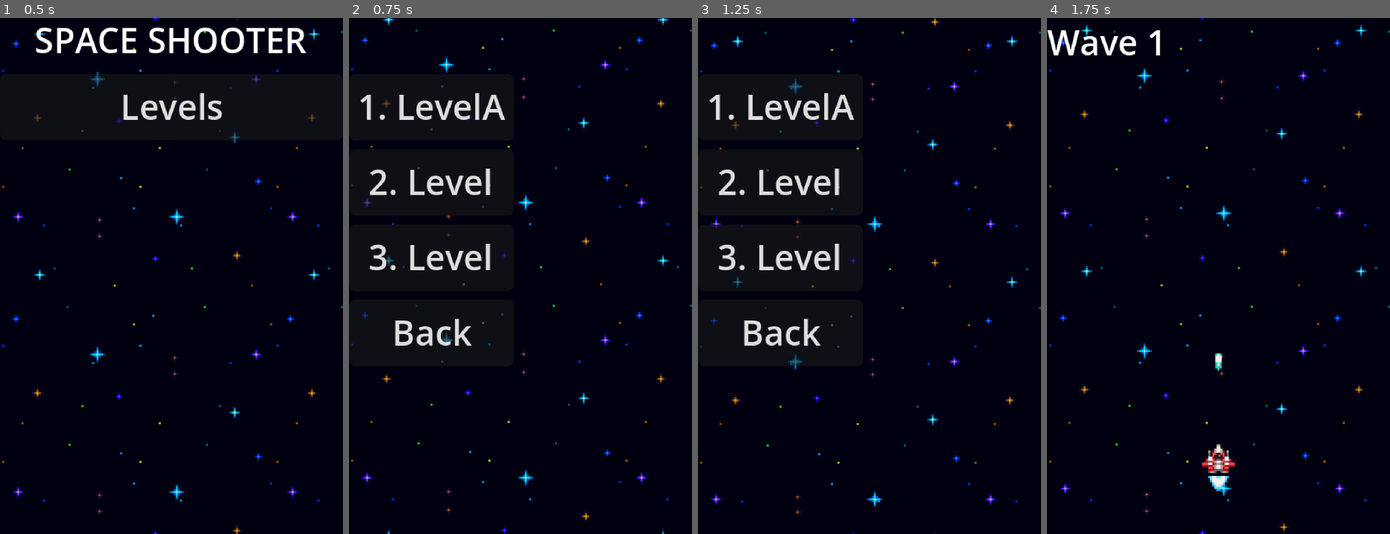
Above: before the commit, frames 1-4 (left to right).
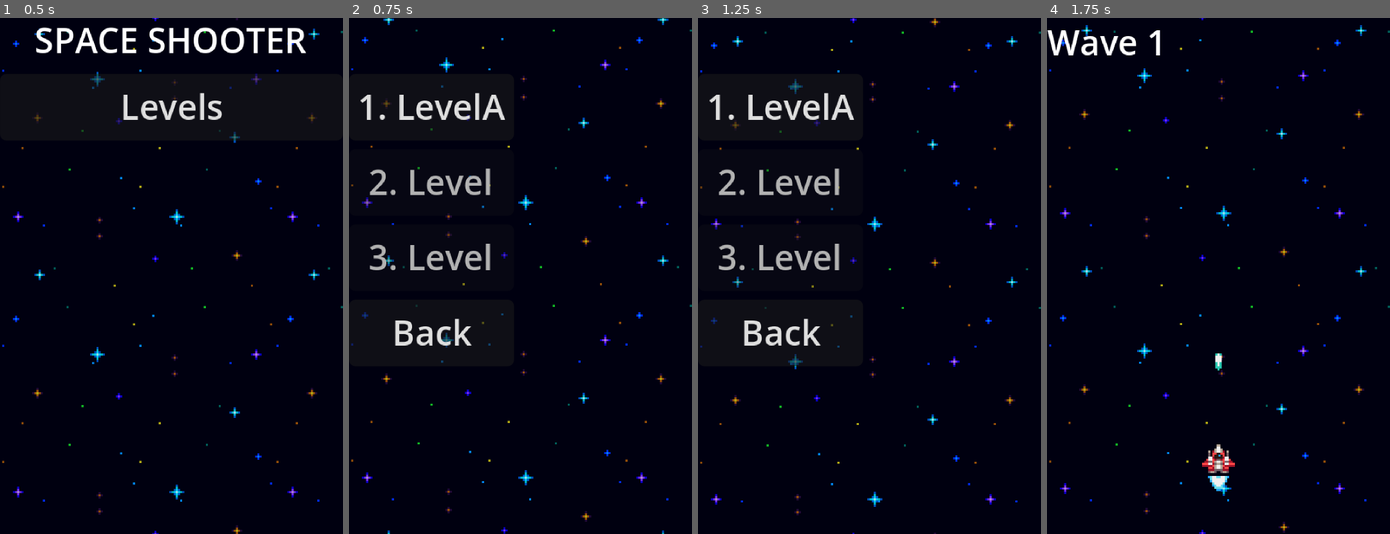
Above: after the commit, the same moments.

Repository: Nicolasult/SpaceShooterPOC
Game: Godot game, scene res://content/ui/main_menu.tscn
The game is run twice, just before and just after one commit, with the same random seed, the same clock (stepped at 60 frames per second) and the same inputs.
Inputs:
- Up to frame 1 (0.5 s): no input
- Up to frame 2 (0.75 s): click "Levels" at 0.5 s
- Up to frame 3 (1.25 s): no input
- Up to frame 4 (1.75 s): click "1. LevelA" at 1.25 s

Frame 1 is identical in both runs. In frame 2, 1.2% of the frame differs, in the area x 0-47%, y 28-52%; in frame 3, 1.1%; in frame 4, nothing differs.

Commit message:
add shipinfo gd

Diff:
--- /dev/null
+++ b/content/ships/ship_info.gd
@@ -0,0 +1,9 @@
+extends Resource
+class_name ShipInfo
+
+@export var id: StringName           # ex: &"starter", &"falcon"
+@export var title: String = ""
+@export var scene: PackedScene       # scène Player pour ce vaisseau
+@export var cost: int = 0            # coût en pièces
+@export var thumbnail: Texture2D
+@export_multiline var description: String = ""
--- a/content/ui/levels_menu.gd
+++ b/content/ui/levels_menu.gd
@@ -1,32 +1,67 @@
 extends Control
 
-@export var levels: Array[LevelInfo] = []      # assigne tes 3 *.tres dans l’inspecteur
+@export var levels: Array[LevelInfo] = []   # tes 3 LevelInfo.tres
 
 @onready var _box: VBoxContainer = $VBox/LevelsBox
+@onready var _btn_back: Button = $VBox/BtnBack
 
 func _ready() -> void:
+	# Bouton "Back"
+	if _btn_back and not _btn_back.is_connected("pressed", Callable(self, "_on_back")):
+		_btn_back.pressed.connect(Callable(self, "_on_back"))
+
+	# Écoute les changements de progression (déblocage)
+	var prog: Node = get_node_or_null("/root/Progression")
+	if prog and not prog.is_connected("levels_unlocked_changed", Callable(self, "_on_levels_unlocked_changed")):
+		prog.connect("levels_unlocked_changed", Callable(self, "_on_levels_unlocked_changed"))
+
 	_build()
-	$VBox/BtnBack.pressed.connect(func(): get_tree().change_scene_to_file("res://content/ui/main_menu.tscn"))
+
+func _on_back() -> void:
+	get_tree().change_scene_to_file("res://content/ui/main_menu.tscn")
 
 func _build() -> void:
+	# Nettoyage
 	for c in _box.get_children():
 		c.queue_free()
+
+	var prog: Node = get_node_or_null("/root/Progression")
+
 	for i in levels.size():
 		var li: LevelInfo = levels[i]
-		var b := Button.new()
-		b.text = "%d. %s" % [i+1, li.title]
-		b.disabled = not li.unlocked
-		b.size_flags_horizontal = Control.SIZE_EXPAND_FILL
-		b.pressed.connect(_on_level_pressed.bind(i))
-		_box.add_child(b)
+		var btn := Button.new()
+		btn.text = "%d. %s" % [i + 1, li.title]
+		btn.size_flags_horizontal = Control.SIZE_EXPAND_FILL
+
+		# On ignore li.unlocked et on s'aligne sur Progression
+		var unlocked: bool = true
+		if prog and prog.has_method("is_level_unlocked"):
+			unlocked = prog.call("is_level_unlocked", i)
+
+		btn.disabled = not unlocked
+
+		# (Optionnel) style grisé clair si verrouillé
+		if not unlocked:
+			btn.add_theme_color_override("font_disabled_color", Color(0.7, 0.7, 0.7))
+
+		# Lancer le niveau i
+		btn.pressed.connect(Callable(self, "_on_level_pressed").bind(i))
+		_box.add_child(btn)
 
 func _on_level_pressed(index: int) -> void:
-	if index < 0 or index >= levels.size(): return
+	if index < 0 or index >= levels.size():
+		return
 	var li: LevelInfo = levels[index]
-	if li == null or li.scene == null: return
+	if li == null or li.scene == null:
+		return
 
-	var prog := get_node_or_null("/root/Progression")
+	# Reset monnaie du run
+	var prog: Node = get_node_or_null("/root/Progression")
 	if prog and prog.has_method("reset_run_coins"):
-		prog.reset_run_coins()
+		prog.call("reset_run_coins")
 
 	get_tree().change_scene_to_packed(li.scene)
+
+func _on_levels_unlocked_changed(_unlocked_max: int) -> void:
+	# Quand un niveau se débloque (fin de level), on reconstruit la liste
+	_build()
--- a/systems/progression.gd
+++ b/systems/progression.gd
@@ -7,7 +7,7 @@
 var _save_path: String = "user://save.json"
 
 var difficulty: String = "Normal"
-var unlocked_level: int = 1           # niveau max débloqué (ex: 1 => niveaux 0 et 1 accessibles si tu es en index 0-based)
+var unlocked_level: int = 0           # niveau max débloqué (ex: 1 => niveaux 0 et 1 accessibles si tu es en index 0-based)
 var best_times: Dictionary = {}       # ex: {"L1:Normal": 32.5}
 
 var coins_run: int = 0                # gagné depuis le début du niveau courant
Not shown, added: content/ships/ship_info.gd.uid
